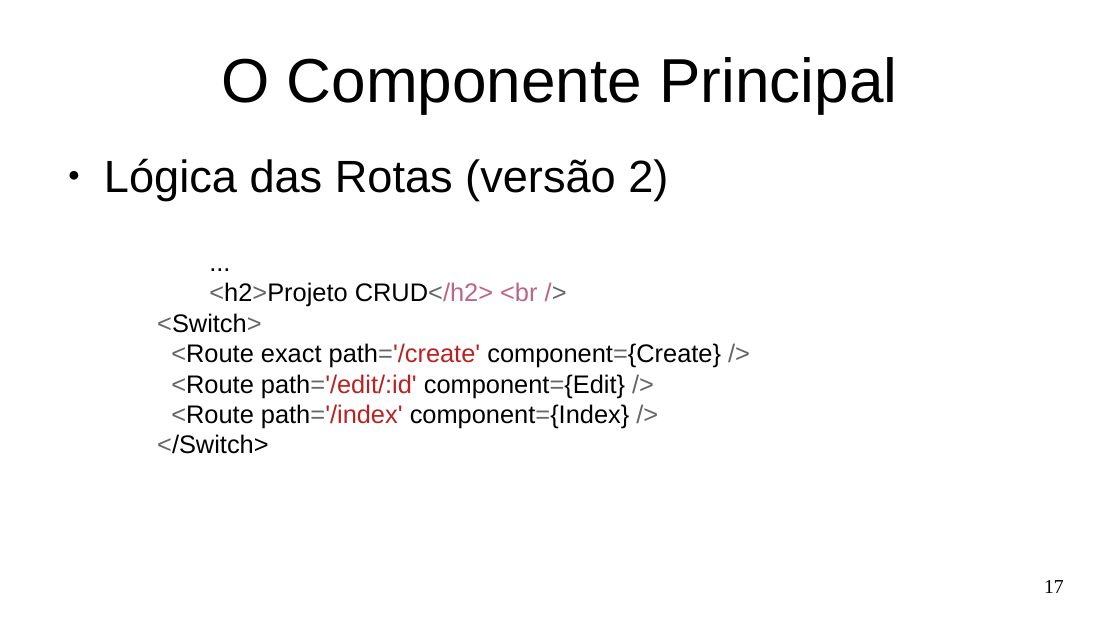
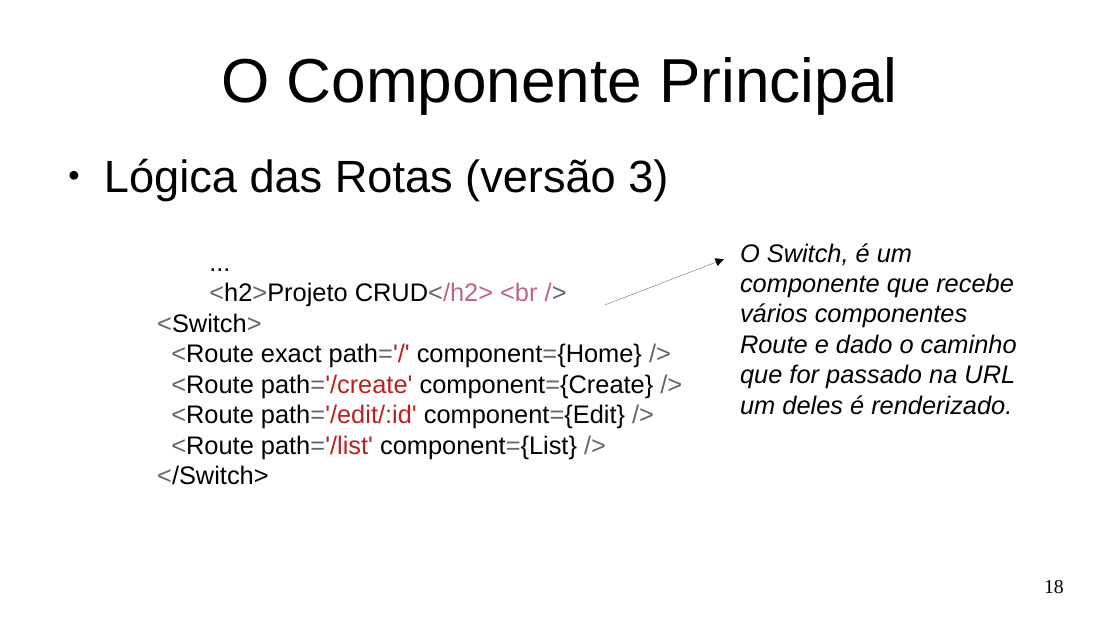
Before and after one commit to Marques-Dev/WEB_2020-1, a slide deck: slide 18 of SLIDES/aula03.odp (slide 17 before the commit). Drawn at 1120x630 pixels with LibreOffice and Linux fonts; fonts in the diff are those of the drawing. Boxes give left, top, right and bottom in pixels: in the first picture for what was removed or moved away, otherwise in the second. Text is boxed around its words. In the diff, an @@ line names an element or a change of style, - is before the commit and + after.

```diff
--- a/SLIDES/aula03.odp
+++ b/SLIDES/aula03.odp
@@ text at (104,158,668,201): text changed @@
-● Lógica das Rotas (versão 2)
+● Lógica das Rotas (versão 3)
@@ arrow added from (605, 305) to (725, 259), #000000 0 pt @@
@@ text added at (740,243,1017,415), 18 pt, text #000000, italic @@
+O Switch, é um componente que recebe vários componentes Route e dado o caminho que for passado na URL um deles é renderizado.
@@ text at (171,343,654,398): text changed @@
-<Route exact path='/create' component={Create} />
+<Route exact path='/' component={Home} />
+<Route path='/create' component={Create} />
@@ text at (171,435,577,459): text changed @@
-<Route path='/index' component={Index} />
+<Route path='/list' component={List} />
@@ page number at (1044,580,1064,594): text changed @@
-17
+18
```
Also in this commit, not shown: 7 other slides changed, 22 slides added, 8 other files.
